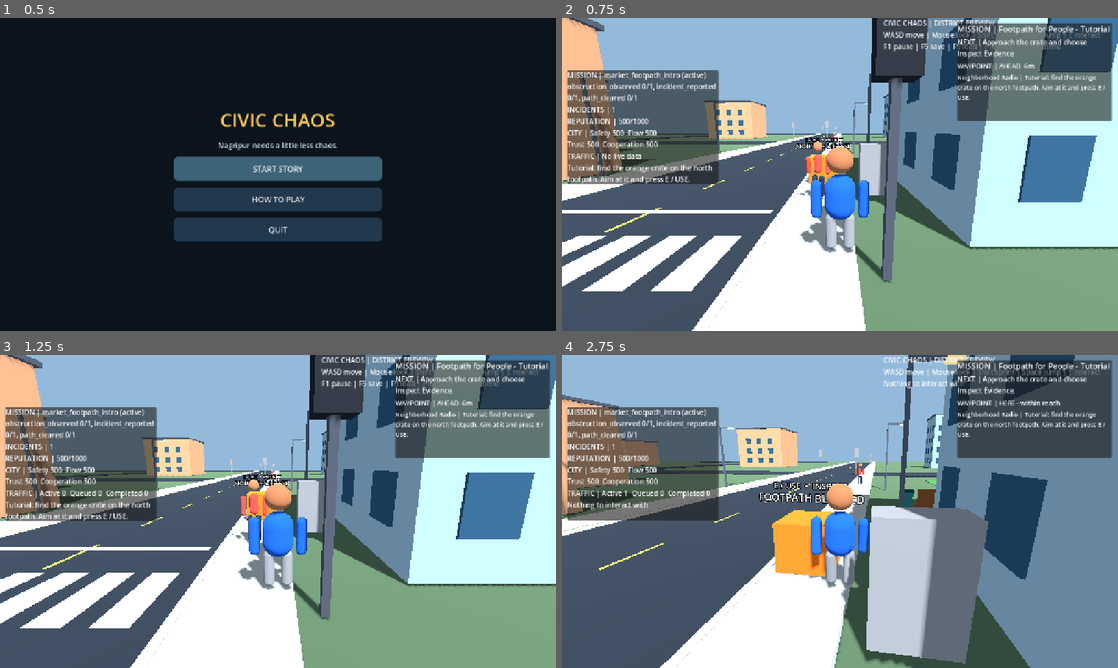
Above: before the commit, frames 1-4 (two rows, left to right).
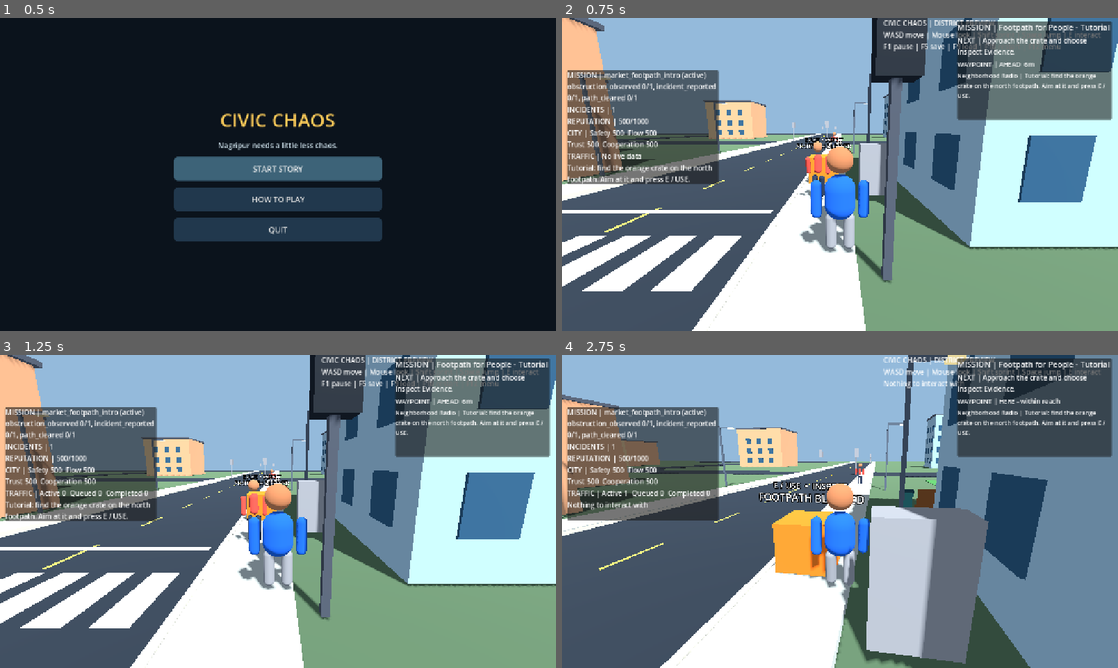
Above: after the commit, the same moments.

Repository: gauravprajapat-23/civic-chaos
Game: Godot game, scene res://scenes/core/menu.tscn
Two runs of this game, one before a commit and one after it. Both use one fixed random seed, a clock stepped at 60 frames per second and the inputs below.
Inputs (mouse positions are in pixels of both pictures, inside the frame that each line leads up to):
- Up to frame 1 (0.5 s): no input
- Up to frame 2 (0.75 s): click "START STORY" at 0.5 s
- Up to frame 3 (1.25 s): no input
- Up to frame 4 (2.75 s): tap E (interact) at 1.25 s; move the mouse to (867, 511) at 1.27 s; hold E (interact) 1.28-2.03 s; hold W (move_forward) from 1.28 s (still down); tap Space (jump) at 1.52, 2.27 s; move the mouse to (812, 511) at 2.02 s; tap Shift (sprint) at 2.1 s

Frame 1 is identical in both runs. In frame 2, 1.9% of the frame differs, in the area x 71-99%, y 1-33%; in frame 3, 1.9%; in frame 4, 2.0%.

Commit message:
fix(qa-01): bound mission guide to portrait and landscape viewport geometry [skip ci]

Diff:
--- a/scripts/ui/civic_mission_guide.gd
+++ b/scripts/ui/civic_mission_guide.gd
@@ -13,22 +13,47 @@
 var restart_button: Button
 var confirmation: ConfirmationDialog
 var _state: Dictionary = {}
+var guide_frame: MarginContainer
+
+## QA-01: fit the mission guide inside small phone viewports.
+## On narrow displays use a compact upper-right strip above the touch controls.
+static func panel_bounds(viewport: Vector2) -> Rect2:
+    if not viewport.is_finite() or viewport.x < 240.0 or viewport.y < 240.0:
+        return Rect2()
+    var margin: float = 8.0 if viewport.x < 700.0 else 14.0
+    var width: float = minf(356.0, maxf(0.0, viewport.x - margin * 2.0))
+    var top: float = 8.0
+    var height: float = minf(226.0, maxf(0.0, viewport.y * 0.38))
+    return Rect2(Vector2(viewport.x - margin - width, top),
+        Vector2(width, height))
+
+func _fit() -> void:
+    if guide_frame == null:
+        return
+    var bounds: Rect2 = panel_bounds(get_viewport().get_visible_rect().size)
+    if bounds.size == Vector2.ZERO:
+        guide_frame.visible = false
+        return
+    guide_frame.visible = true
+    guide_frame.offset_left = bounds.position.x - get_viewport().get_visible_rect().size.x
+    guide_frame.offset_right = bounds.end.x - get_viewport().get_visible_rect().size.x
+    guide_frame.offset_top = bounds.position.y
+    guide_frame.offset_bottom = bounds.end.y
+
 
 func _ready() -> void:
     layer = 12 # Under the incident card, above the world/HUD.
-    var frame := MarginContainer.new()
-    frame.name = "GuideFrame"
-    frame.set_anchors_and_offsets_preset(Control.PRESET_TOP_RIGHT)
-    frame.offset_left = -370.0
-    frame.offset_right = -14.0
-    frame.offset_top = 12.0
-    frame.offset_bottom = 238.0
-    frame.mouse_filter = Control.MOUSE_FILTER_PASS
-    add_child(frame)
+    guide_frame = MarginContainer.new()
+    guide_frame.name = "GuideFrame"
+    guide_frame.set_anchors_and_offsets_preset(Control.PRESET_TOP_RIGHT)
+    guide_frame.mouse_filter = Control.MOUSE_FILTER_PASS
+    add_child(guide_frame)
+    get_viewport().size_changed.connect(_fit)
+    _fit()
     var panel := PanelContainer.new()
     panel.name = "GuidePanel"
     panel.mouse_filter = Control.MOUSE_FILTER_PASS
-    frame.add_child(panel)
+    guide_frame.add_child(panel)
     var stack := VBoxContainer.new()
     stack.add_theme_constant_override("separation", 6)
     panel.add_child(stack)
